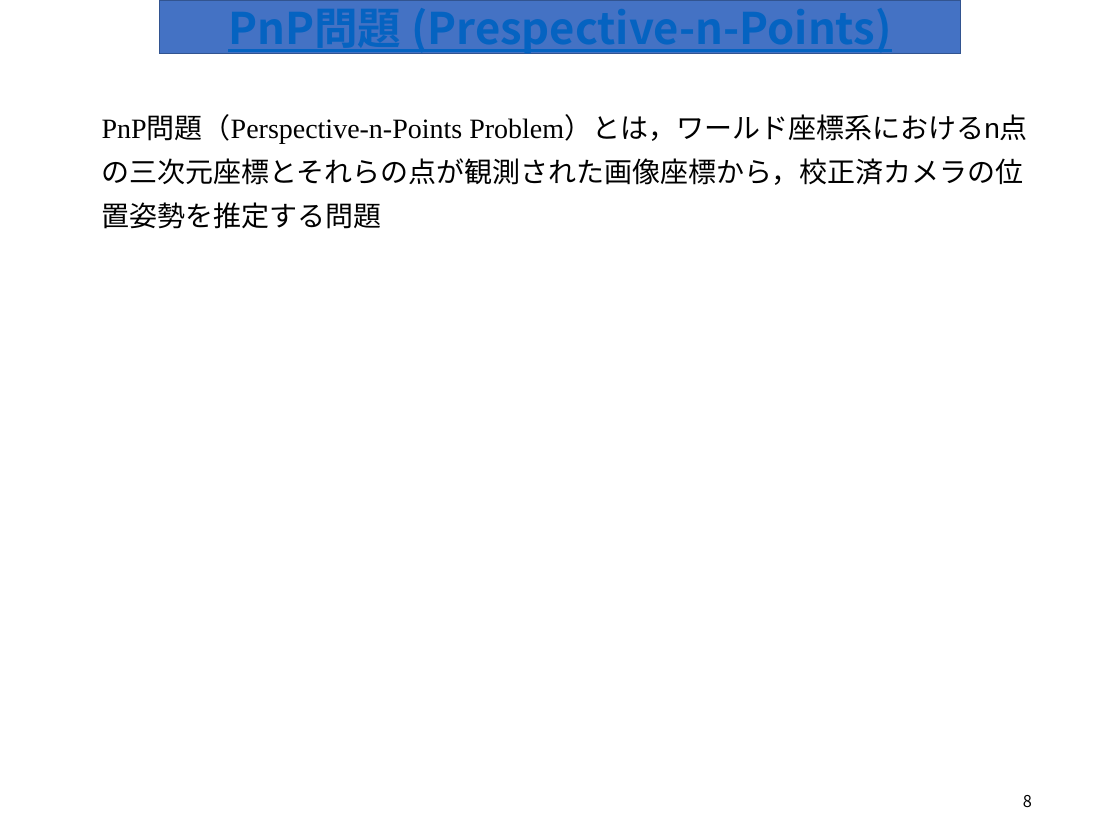
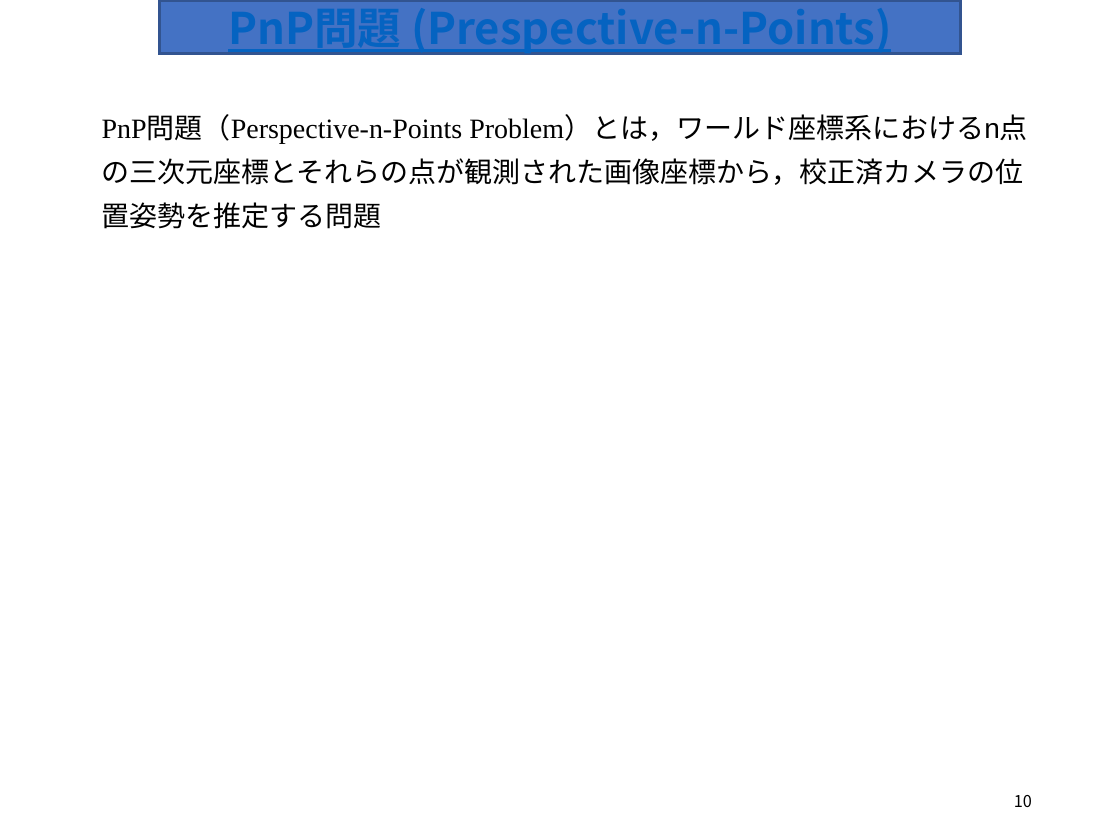
Before and after one commit to rurusasu/Diary, a slide deck: slide 10 of 報告会_パワポ/20210511/2021_0511.pptx (slide 8 before the commit). Drawn at 1120x840 pixels with LibreOffice and Linux fonts; fonts in the diff are those of the drawing. Boxes give left, top, right and bottom in pixels: in the first picture for what was removed or moved away, otherwise in the second. Text is boxed around its words. In the diff, an @@ line names an element or a change of style, - is before the commit and + after.

```diff
--- a/報告会_パワポ/20210511/2021_0511.pptx
+++ b/報告会_パワポ/20210511/2021_0511.pptx
@@ rectangle "PnP問題 (Prespective-n-Points)" at [159,0,960,54]: outline #325491 1 pt to #325491 2 pt @@
@@ page number at [1014,795,1032,807]: text changed @@
-8
+10
```
Also in this commit, not shown: 6 other slides changed, 3 slides added, 1 slide removed.
